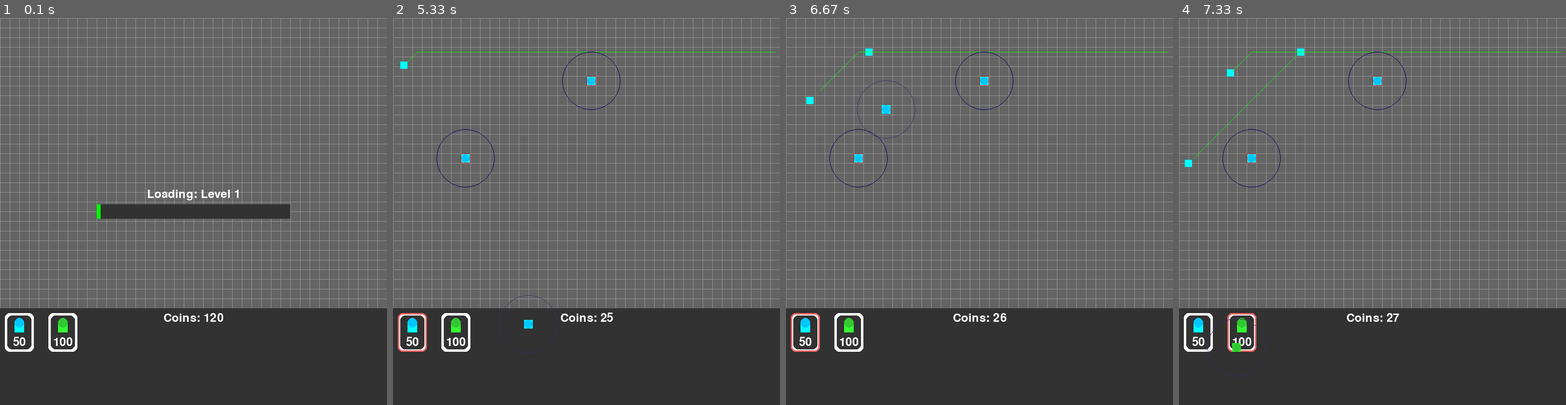
Above: before the commit, frames 1-4 (left to right).
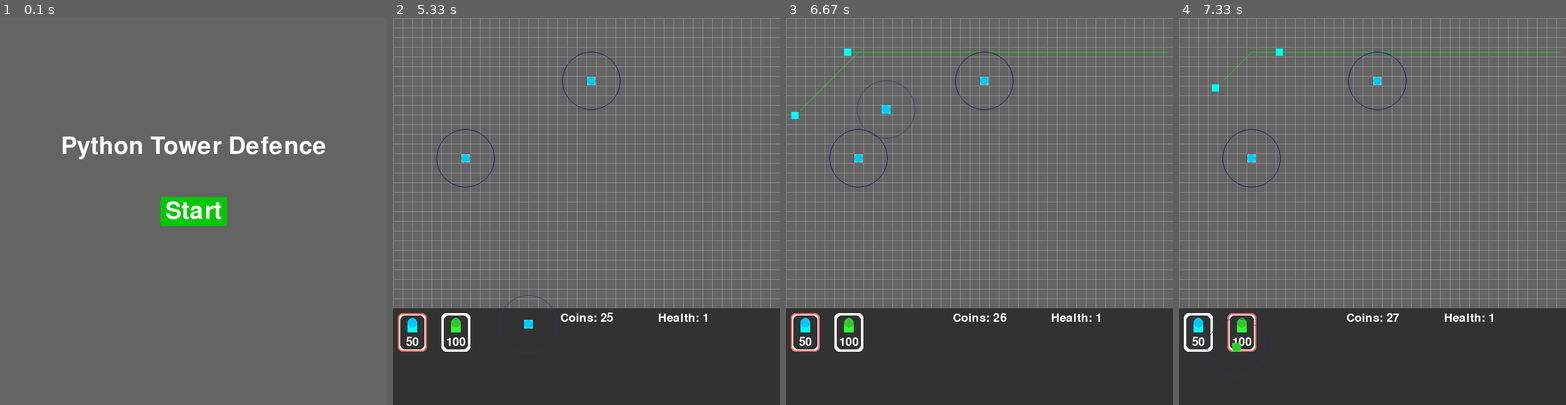
Above: after the commit, the same moments.

Repository: jay1905/pygame-tower-defence
Game: pygame game, started from main.py
Same seed, same stepped clock (60 frames per second), same inputs: the game is played once before the commit and once after it.
Inputs (mouse positions are in pixels of both pictures, inside the frame that each line leads up to):
- Up to frame 1 (0.1 s): no input
- Up to frame 2 (5.33 s): click (586, 211) at 0.38 s; click "50" at 0.72 s; click (466, 153) at 1.05 s; click (729, 346) at 1.38 s; click (594, 79) at 1.72 s; click (567, 312) at 2.05 s; click (574, 145) at 2.38 s; click (532, 130) at 2.72 s; click (687, 176) at 3.05 s; click (706, 203) at 3.38 s; click (667, 141) at 3.72 s; click (474, 137) at 4.05 s; click (601, 196) at 4.38 s; click (474, 188) at 4.72 s; click (528, 323) at 5.05 s
- Up to frame 3 (6.67 s): click (863, 354) at 5.38 s; click (917, 87) at 5.72 s; click (940, 196) at 6.05 s; click (886, 110) at 6.38 s
- Up to frame 4 (7.33 s): click (1442, 339) at 6.72 s; click (1237, 346) at 7.05 s

The runs differ from the first frame. In frame 1, 36% of the frame differs, in the area x 0-100%, y 0-100%; in frame 2, 0.3%; in frame 3, 0.3%; in frame 4, 0.3%.

Commit message:
Add main menu and game over screen, health loosing

Diff:
--- a/enemy.py
+++ b/enemy.py
@@ -7,12 +7,14 @@
 SCREEN_HEIGHT = 600
 
 class Enemy:
-  def __init__(self, pos, width, height, speed):
+  def __init__(self, pos, width, height, speed, value=50):
     self.x = pos[0]
     self.y = pos[1]
     self.width = width
     self.height = height
     self.speed = speed
+    self.value = value
+    self.arrived = False
     self.health = 10
     self.path = []
     self.rect = pygame.Rect(self.x - width/2, self.y - height/2, width, height)
@@ -49,16 +51,11 @@
 
     # If the enemy has reached the goal or is out of bounds, return True
     if not self.path or self.x < 0 or self.y < 0 or self.x > SCREEN_WIDTH or self.y > SCREEN_HEIGHT:
-      return True
+      self.arrived = True
 
   def update(self, screen):
     self.draw(screen)
-    if self.move():
-      return True
-
-    if self.health <= 0:
-      return True
-    return False
+    self.move()
 
   def calculate_path(self, rows, goal):
     start = (int(self.x // CELL_SIZE), int(self.y // CELL_SIZE))
--- a/enemy_manager.py
+++ b/enemy_manager.py
@@ -2,8 +2,9 @@
 from enemy import Enemy
 
 class EnemyManager:
-  def __init__(self, screen):
+  def __init__(self, screen, hud):
     self.screen = screen
+    self.hud = hud
     self.enemies = []
     self.spawn_locations = [(0,100),(0,200),(0,300),(0,400),(0,500)]
     self.spawn_points = []
@@ -15,8 +16,17 @@
 
   def update(self):
     for enemy in self.enemies[:]:
-      if enemy.update(self.screen):
+      if enemy.arrived:
+        self.hud.update_health(-1)
         self.enemies.remove(enemy)
+        continue
+
+      if enemy.health <= 0:
+        self.hud.update_coins(enemy.value)
+        self.enemies.remove(enemy)
+        continue
+
+      enemy.update(self.screen)
 
     if self.enemy_types:
       self.spawn()
--- a/hud.py
+++ b/hud.py
@@ -9,12 +9,24 @@
     self.background = pygame.Rect(0, SCREEN_HEIGHT - 200, SCREEN_WIDTH, 200)
     self.selected_card = None
     self.coins = 120
+    self.health = 1
+    self.game_over = False
     self.tower_cards = [
       TowerCard((10, SCREEN_HEIGHT - 200 + 10), (0, 255, 255), (0, 200, 255), 50),
       TowerCard((100, SCREEN_HEIGHT - 200 + 10), (50, 250, 50), (50, 200, 50), 100)]
 
   def update(self):
     self.draw()
+
+  def update_health(self, value):
+    self.health += value
+    if self.health <= 0:
+      self.game_over = True
+
+  def reset(self):
+    self.coins = 120
+    self.health = 1
+    self.game_over = False
 
   def update_coins(self, value):
     self.coins += value
@@ -34,6 +46,10 @@
     coins_text = self.font.render(f"Coins: {self.coins}", True, (255, 255, 255))
     coins_text_rect = coins_text.get_rect(center=(SCREEN_WIDTH // 2, SCREEN_HEIGHT - 180))
     self.screen.blit(coins_text, coins_text_rect)
+
+    health_text = self.font.render(f"Health: {self.health}", True, (255, 255, 255))
+    health_text_rect = health_text.get_rect(center=(SCREEN_WIDTH // 2 + (SCREEN_WIDTH // 2) // 2, SCREEN_HEIGHT - 180))
+    self.screen.blit(health_text, health_text_rect)
 
     # Draw the tower cards
     for tower in self.tower_cards:
--- a/level_manager.py
+++ b/level_manager.py
@@ -10,6 +10,9 @@
     for level in self.levels[:]:
       level.update()
 
+  def load_level(self,level) :
+    print('load level')
+
   def create(self, data):
     for d in data[:]:
       level = Level()
--- a/main.py
+++ b/main.py
@@ -12,16 +12,27 @@
 pygame.display.set_caption("Tower Defense")
 clock = pygame.time.Clock()
 font = pygame.font.Font(None, 36)
+menu_font = pygame.font.Font(None, 74)  # Font for the main menu title
 
-enemy_manager = EnemyManager(screen)
+grid = Grid(screen)
+hud = Hud(screen)
+enemy_manager = EnemyManager(screen, hud)
 tower_manager = TowerManager(screen)
 level_manager = LevelManager()
-grid = Grid(screen)
-hud = Hud(screen)
 
 # Define a custom event for updating coins
 UPDATE_COINS_EVENT = pygame.USEREVENT + 1
 pygame.time.set_timer(UPDATE_COINS_EVENT, 1000)  # 1000 milliseconds = 1 second
+
+title_text = menu_font.render("Python Tower Defence", True, (255, 255, 255))
+title_rect = title_text.get_rect(center=(SCREEN_WIDTH // 2, SCREEN_HEIGHT // 3))
+start_button_text = menu_font.render("Start", True, (255, 255, 255))
+start_button_rect = start_button_text.get_rect(center=(SCREEN_WIDTH // 2, SCREEN_HEIGHT // 2))
+
+game_over_text = menu_font.render("Game Over", True, (255, 255, 255))
+game_over_rect = game_over_text.get_rect(center=(SCREEN_WIDTH // 2, SCREEN_HEIGHT // 3))
+restart_button_text = menu_font.render("Restart", True, (255, 255, 255))
+restart_button_rect = restart_button_text.get_rect(center=(SCREEN_WIDTH // 2, SCREEN_HEIGHT // 2))
 
 def update():
   grid.update()
@@ -46,11 +57,30 @@
   coins_text_rect = coins_text.get_rect(center=(LOADING_BAR_POSITION[0] + LOADING_BAR_WIDTH // 2, LOADING_BAR_POSITION[1] - 20))
   screen.blit(coins_text, coins_text_rect)
 
+def draw_main_menu(screen):
+  screen.fill((100, 100, 100))
+
+  # Draw the title
+  screen.blit(title_text, title_rect)
+
+  # Draw the start button
+  pygame.draw.rect(screen, (0, 200, 0), start_button_rect.inflate(20, 10))  # Draw button background
+  screen.blit(start_button_text, start_button_rect)
+
+def draw_game_over(screen):
+  screen.blit(game_over_text, game_over_rect)
+
+  # Draw the start button
+  pygame.draw.rect(screen, (0, 200, 0), restart_button_rect.inflate(20, 10))  # Draw button background
+  screen.blit(restart_button_text, restart_button_rect)
+
 # Game loop
 def main():
   running = True
   level_loading = 0
   level_loaded = False
+  show_main_menu = True
+  show_game_over_screen = False
 
   level_manager.create([1,2,3,4])
   enemy_manager.rows = grid.rows
@@ -62,15 +92,24 @@
       if event.type == pygame.QUIT:
         running = False
       if event.type == pygame.MOUSEBUTTONDOWN:
-        if event.pos[1] >= SCREEN_HEIGHT - 200:
-          hud.handle_click(event.pos)
+        if show_main_menu:
+          if start_button_rect.collidepoint(event.pos):
+            show_main_menu = False
+        elif show_game_over_screen:
+          if restart_button_rect.collidepoint(event.pos):
+            show_game_over_screen = False
+            show_main_menu = True
+            hud.reset()
         else:
-          grid_pos, grid_square = grid.get_square_pos(event.pos)
-          if grid_pos and hud.selected_card and hud.buy_tower(hud.selected_card.cost):
-            hud.update_coins(-hud.selected_card.cost)
-            tower_manager.create(grid_pos, hud.selected_card)
-            grid.update_square(grid_square, 1)
-            enemy_manager.recalaulate_path()
+          if event.pos[1] >= SCREEN_HEIGHT - 200:
+            hud.handle_click(event.pos)
+          else:
+            grid_pos, grid_square = grid.get_square_pos(event.pos)
+            if grid_pos and hud.selected_card and hud.buy_tower(hud.selected_card.cost):
+              hud.update_coins(-hud.selected_card.cost)
+              tower_manager.create(grid_pos, hud.selected_card)
+              grid.update_square(grid_square, 1)
+              enemy_manager.recalaulate_path()
       if event.type == UPDATE_COINS_EVENT:
         hud.update_coins(1)
 
@@ -79,21 +118,30 @@
     if keys[pygame.K_ESCAPE]:
       running = False
 
-    draw()
-    update()
+    if show_main_menu:
+      draw_main_menu(screen)
+    elif show_game_over_screen:
+      draw_game_over(screen)
 
-    if level_loading < 240:
-      level_loading +=1
-      progress = level_loading / 240
-      draw_loading_bar(screen, progress)
-    elif level_loaded == False:
-      enemy_manager.update_enemy_spawner(level_manager.levels[0].spawn_points, level_manager.levels[0].enemy_types, level_manager.levels[0].spawn_speed)
-      level_loaded = True
+    else:
+      draw()
+      update()
 
-    if level_loaded and len(enemy_manager.enemies) == 0:
-      print(len(enemy_manager.enemies) )
-      print(len(enemy_manager.enemies) == 0 )
-      print('level done')
+      if hud.game_over:
+        show_game_over_screen = True
+
+      if level_loading < 240:
+        level_loading +=1
+        progress = level_loading / 240
+        draw_loading_bar(screen, progress)
+      elif level_loaded == False:
+        enemy_manager.update_enemy_spawner(level_manager.levels[0].spawn_points, level_manager.levels[0].enemy_types, level_manager.levels[0].spawn_speed)
+        level_loaded = True
+
+      if level_loaded and len(enemy_manager.enemies) == 0:
+        print(len(enemy_manager.enemies) )
+        print(len(enemy_manager.enemies) == 0 )
+        print('level done')
 
     # Update the display
     pygame.display.flip()
